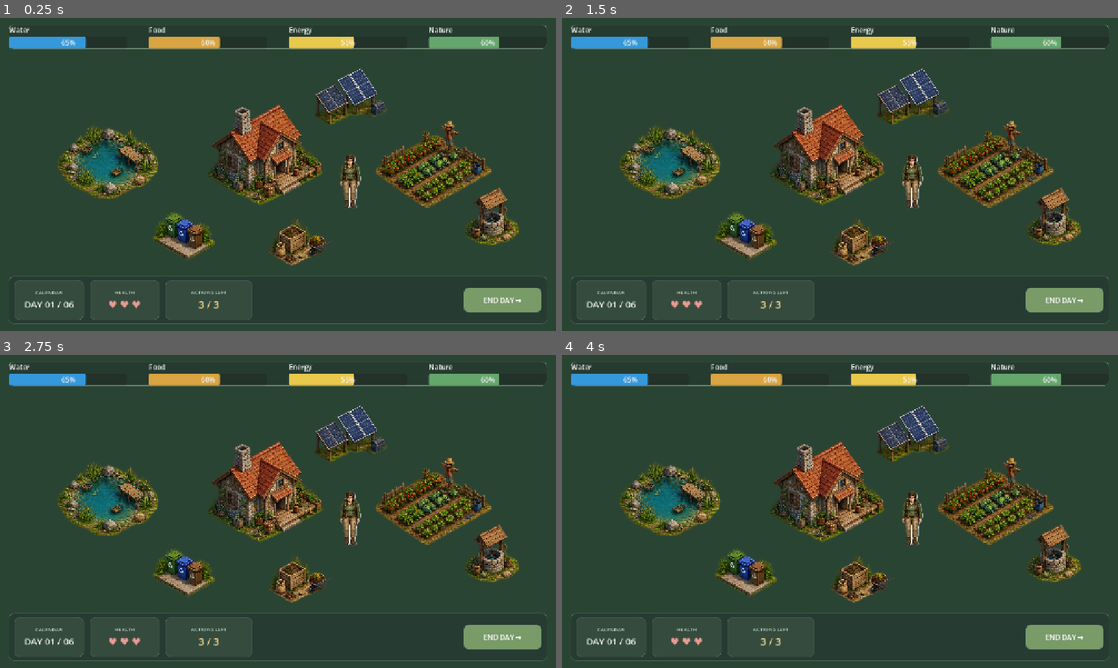
Above: before the commit, frames 1-4 (two rows, left to right).
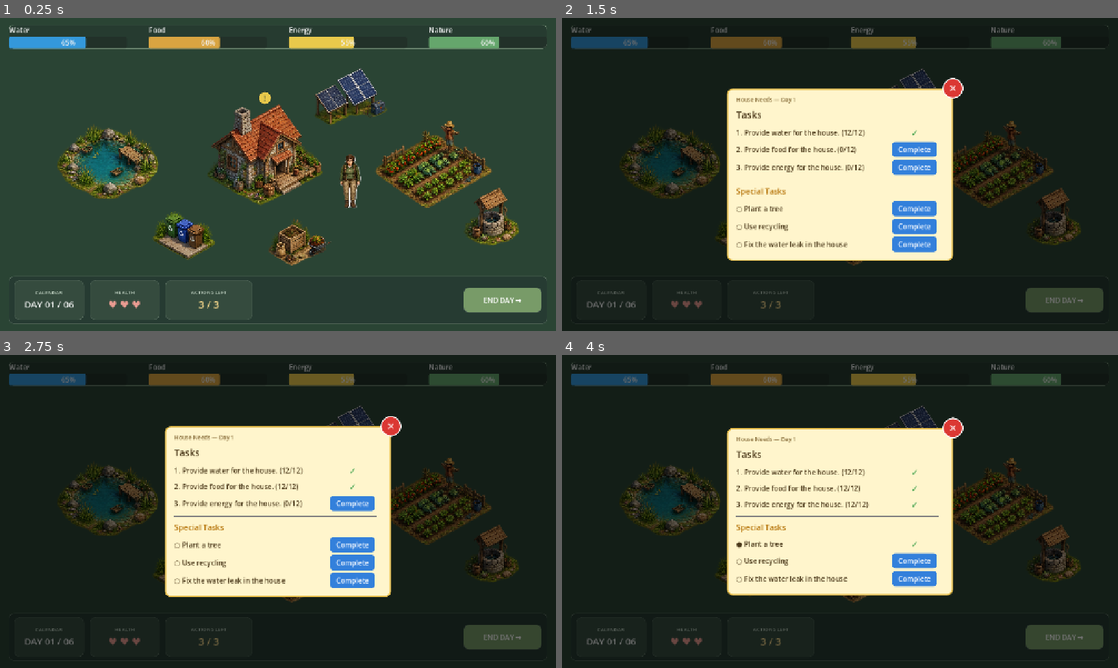
Above: after the commit, the same moments.

Repository: beyzAbdullahoglu/lastshelter
Game: Godot game, scene res://scenes/Main.tscn
The game is run twice, just before and just after one commit, with the same random seed, the same clock (stepped at 60 frames per second) and the same inputs.
Inputs (mouse positions are in pixels of both pictures, inside the frame that each line leads up to):
- Up to frame 1 (0.25 s): no input
- Up to frame 2 (1.5 s): click (828, 96) at 0.5 s, where only the run after the commit has a clickable "!"; click (912, 133) at 1.25 s, where only the run after the commit has a clickable "Complete"
- Up to frame 3 (2.75 s): click (350, 486) at 2 s, where only the run after the commit has a clickable "Complete"
- Up to frame 4 (4 s): click (912, 502) at 2.75 s, where only the run after the commit has a clickable "Complete"; click (912, 542) at 3.5 s, where only the run after the commit has a clickable "Complete"

The runs differ from the first frame. In frame 1, less than 0.1% of the frame differs, in the area x 46-49%, y 23-28%; in frame 2, 99%, in the area x 0-100%, y 0-100%; in frame 3, 99%; in frame 4, 99%.

Commit message:
house_tasks_modal addition

Diff:
--- a/scenes/Main.tscn
+++ b/scenes/Main.tscn
@@ -10,6 +10,7 @@
 [ext_resource type="Texture2D" uid="uid://ddd6mke4v7uql" path="res://assets/water/stone_water_well.png" id="8_qmy6f"]
 [ext_resource type="PackedScene" uid="uid://bkyfjxri6bb4s" path="res://scenes/character.tscn" id="9_q8u5g"]
 [ext_resource type="Script" uid="uid://dbjx5yc6t5rf0" path="res://scripts/main.gd" id="10_mainscr"]
+[ext_resource type="PackedScene" path="res://scenes/house_tasks_modal.tscn" id="11_taskmodal"]
 
 [sub_resource type="TileSetAtlasSource" id="TileSetAtlasSource_q8u5g"]
 texture = ExtResource("1_jlsqs")
@@ -99,6 +100,30 @@
 corner_radius_bottom_right = 12
 corner_radius_bottom_left = 12
 
+[sub_resource type="StyleBoxFlat" id="StyleBoxFlat_pin"]
+bg_color = Color(0.9137255, 0.7882353, 0.29411766, 1)
+border_width_left = 2
+border_width_top = 2
+border_width_right = 2
+border_width_bottom = 2
+border_color = Color(0.14901961, 0.23137255, 0.19607843, 1)
+corner_radius_top_left = 16
+corner_radius_top_right = 16
+corner_radius_bottom_right = 16
+corner_radius_bottom_left = 16
+
+[sub_resource type="StyleBoxFlat" id="StyleBoxFlat_pinhover"]
+bg_color = Color(1, 0.8784314, 0.43137255, 1)
+border_width_left = 2
+border_width_top = 2
+border_width_right = 2
+border_width_bottom = 2
+border_color = Color(0.14901961, 0.23137255, 0.19607843, 1)
+corner_radius_top_left = 16
+corner_radius_top_right = 16
+corner_radius_bottom_right = 16
+corner_radius_bottom_left = 16
+
 [node name="Main" type="Control" unique_id=1669467788]
 layout_mode = 3
 anchors_preset = 15
@@ -197,6 +222,22 @@
 ignore_texture_size = true
 stretch_mode = 5
 
+[node name="HouseTaskPin" type="Button" parent="World/InteractiveObjects/House"]
+layout_mode = 0
+offset_left = 134.0
+offset_top = -20.0
+offset_right = 166.0
+offset_bottom = 12.0
+mouse_default_cursor_shape = 2
+theme_override_colors/font_color = Color(0.14901961, 0.23137255, 0.19607843, 1)
+theme_override_colors/font_hover_color = Color(0.14901961, 0.23137255, 0.19607843, 1)
+theme_override_colors/font_pressed_color = Color(0.14901961, 0.23137255, 0.19607843, 1)
+theme_override_font_sizes/font_size = 18
+theme_override_styles/normal = SubResource("StyleBoxFlat_pin")
+theme_override_styles/hover = SubResource("StyleBoxFlat_pinhover")
+theme_override_styles/pressed = SubResource("StyleBoxFlat_pinhover")
+text = "!"
+
 [node name="Pond" type="TextureButton" parent="World/InteractiveObjects" unique_id=1827483150]
 layout_mode = 0
 offset_left = 118.0
@@ -429,3 +470,6 @@
 theme_override_font_sizes/font_size = 16
 theme_override_styles/normal = SubResource("StyleBoxFlat_nextdaynormal")
 text = "END DAY →"
+
+[node name="HouseTasksModal" parent="." instance=ExtResource("11_taskmodal")]
+layout_mode = 1
--- /dev/null
+++ b/scenes/house_tasks_modal.tscn
@@ -0,0 +1,181 @@
+[gd_scene format=3]
+
+[ext_resource type="Script" path="res://scripts/house_tasks_modal.gd" id="1_modalscr"]
+
+[sub_resource type="StyleBoxFlat" id="StyleBoxFlat_modalpanel"]
+bg_color = Color(1, 0.96, 0.8, 1)
+border_width_left = 3
+border_width_top = 3
+border_width_right = 3
+border_width_bottom = 3
+border_color = Color(0.91, 0.75, 0.3, 1)
+corner_radius_top_left = 12
+corner_radius_top_right = 12
+corner_radius_bottom_right = 12
+corner_radius_bottom_left = 12
+
+[sub_resource type="StyleBoxFlat" id="StyleBoxFlat_completebtn"]
+content_margin_left = 14
+content_margin_top = 6
+content_margin_right = 14
+content_margin_bottom = 6
+bg_color = Color(0.2, 0.5, 0.86, 1)
+corner_radius_top_left = 8
+corner_radius_top_right = 8
+corner_radius_bottom_right = 8
+corner_radius_bottom_left = 8
+
+[sub_resource type="StyleBoxFlat" id="StyleBoxFlat_completebtnhover"]
+content_margin_left = 14
+content_margin_top = 6
+content_margin_right = 14
+content_margin_bottom = 6
+bg_color = Color(0.15, 0.42, 0.76, 1)
+corner_radius_top_left = 8
+corner_radius_top_right = 8
+corner_radius_bottom_right = 8
+corner_radius_bottom_left = 8
+
+[sub_resource type="StyleBoxFlat" id="StyleBoxFlat_completebtnpressed"]
+content_margin_left = 14
+content_margin_top = 6
+content_margin_right = 14
+content_margin_bottom = 6
+bg_color = Color(0.11, 0.34, 0.64, 1)
+corner_radius_top_left = 8
+corner_radius_top_right = 8
+corner_radius_bottom_right = 8
+corner_radius_bottom_left = 8
+
+[sub_resource type="StyleBoxFlat" id="StyleBoxFlat_closebtn"]
+bg_color = Color(0.86, 0.22, 0.2, 1)
+border_width_left = 3
+border_width_top = 3
+border_width_right = 3
+border_width_bottom = 3
+border_color = Color(1, 1, 1, 1)
+corner_radius_top_left = 24
+corner_radius_top_right = 24
+corner_radius_bottom_right = 24
+corner_radius_bottom_left = 24
+
+[sub_resource type="StyleBoxFlat" id="StyleBoxFlat_closebtnhover"]
+bg_color = Color(0.74, 0.16, 0.15, 1)
+border_width_left = 3
+border_width_top = 3
+border_width_right = 3
+border_width_bottom = 3
+border_color = Color(1, 1, 1, 1)
+corner_radius_top_left = 24
+corner_radius_top_right = 24
+corner_radius_bottom_right = 24
+corner_radius_bottom_left = 24
+
+[sub_resource type="StyleBoxEmpty" id="StyleBoxEmpty_focus"]
+
+[sub_resource type="Theme" id="Theme_modal"]
+Button/colors/font_color = Color(1, 1, 1, 1)
+Button/colors/font_focus_color = Color(1, 1, 1, 1)
+Button/colors/font_hover_color = Color(1, 1, 1, 1)
+Button/colors/font_pressed_color = Color(1, 1, 1, 1)
+Button/styles/focus = SubResource("StyleBoxEmpty_focus")
+Button/styles/hover = SubResource("StyleBoxFlat_completebtnhover")
+Button/styles/normal = SubResource("StyleBoxFlat_completebtn")
+Button/styles/pressed = SubResource("StyleBoxFlat_completebtnpressed")
+HSeparator/colors/color = Color(0.91, 0.75, 0.3, 1)
+Label/colors/font_color = Color(0.29, 0.22, 0.1, 1)
+
+[node name="HouseTasksModal" type="Control"]
+layout_mode = 3
+anchors_preset = 15
+anchor_right = 1.0
+anchor_bottom = 1.0
+grow_horizontal = 2
+grow_vertical = 2
+script = ExtResource("1_modalscr")
+
+[node name="Dim" type="ColorRect" parent="."]
+layout_mode = 1
+anchors_preset = 15
+anchor_right = 1.0
+anchor_bottom = 1.0
+grow_horizontal = 2
+grow_vertical = 2
+color = Color(0, 0, 0, 0.55)
+
+[node name="Panel" type="PanelContainer" parent="."]
+unique_name_in_owner = true
+custom_minimum_size = Vector2(520, 0)
+layout_mode = 1
+anchors_preset = 8
+anchor_left = 0.5
+anchor_top = 0.5
+anchor_right = 0.5
+anchor_bottom = 0.5
+offset_left = -260.0
+offset_top = -190.0
+offset_right = 260.0
+offset_bottom = 190.0
+grow_horizontal = 2
+grow_vertical = 2
+theme = SubResource("Theme_modal")
+theme_override_styles/panel = SubResource("StyleBoxFlat_modalpanel")
+
+[node name="Margin" type="MarginContainer" parent="Panel"]
+layout_mode = 2
+theme_override_constants/margin_left = 18
+theme_override_constants/margin_top = 14
+theme_override_constants/margin_right = 30
+theme_override_constants/margin_bottom = 18
+
+[node name="VBox" type="VBoxContainer" parent="Panel/Margin"]
+layout_mode = 2
+theme_override_constants/separation = 10
+
+[node name="TitleLabel" type="Label" parent="Panel/Margin/VBox"]
+unique_name_in_owner = true
+layout_mode = 2
+theme_override_colors/font_color = Color(0.55, 0.45, 0.25, 1)
+theme_override_font_sizes/font_size = 13
+text = "House Needs"
+
+[node name="TasksTitle" type="Label" parent="Panel/Margin/VBox"]
+layout_mode = 2
+theme_override_font_sizes/font_size = 22
+text = "Tasks"
+
+[node name="MainTaskList" type="VBoxContainer" parent="Panel/Margin/VBox"]
+unique_name_in_owner = true
+layout_mode = 2
+theme_override_constants/separation = 6
+
+[node name="Separator" type="HSeparator" parent="Panel/Margin/VBox"]
+layout_mode = 2
+
+[node name="SpecialTitle" type="Label" parent="Panel/Margin/VBox"]
+layout_mode = 2
+theme_override_colors/font_color = Color(0.72, 0.47, 0.06, 1)
+theme_override_font_sizes/font_size = 18
+text = "Special Tasks"
+
+[node name="SpecialTaskList" type="VBoxContainer" parent="Panel/Margin/VBox"]
+unique_name_in_owner = true
+layout_mode = 2
+theme_override_constants/separation = 6
+
+[node name="CloseButton" type="Button" parent="."]
+unique_name_in_owner = true
+layout_mode = 0
+offset_right = 48.0
+offset_bottom = 48.0
+mouse_default_cursor_shape = 2
+theme_override_colors/font_color = Color(1, 1, 1, 1)
+theme_override_colors/font_hover_color = Color(1, 1, 1, 1)
+theme_override_colors/font_pressed_color = Color(1, 1, 1, 1)
+theme_override_colors/font_focus_color = Color(1, 1, 1, 1)
+theme_override_font_sizes/font_size = 22
+theme_override_styles/focus = SubResource("StyleBoxEmpty_focus")
+theme_override_styles/normal = SubResource("StyleBoxFlat_closebtn")
+theme_override_styles/hover = SubResource("StyleBoxFlat_closebtnhover")
+theme_override_styles/pressed = SubResource("StyleBoxFlat_closebtnhover")
+text = "✕"
--- /dev/null
+++ b/scripts/day_tasks.gd
@@ -0,0 +1,21 @@
+class_name DayTasks
+
+const MAIN_TASK_REQUIRED := 12
+
+const MAIN_TASKS := [
+	{"id": "water", "text": "Provide water for the house."},
+	{"id": "food", "text": "Provide food for the house."},
+	{"id": "energy", "text": "Provide energy for the house."},
+]
+
+const SPECIAL_TASKS_BY_DAY := {
+	1: [
+		{"id": "plant_tree", "text": "Plant a tree"},
+		{"id": "recycling", "text": "Use recycling"},
+		{"id": "water_leak", "text": "Fix the water leak in the house"},
+	],
+}
+
+
+static func get_special_tasks(day: int) -> Array:
+	return SPECIAL_TASKS_BY_DAY.get(day, [])
--- /dev/null
+++ b/scripts/house_tasks_modal.gd
@@ -0,0 +1,117 @@
+extends Control
+
+signal task_completed(task_id: String, is_special: bool)
+signal all_tasks_completed
+
+const TICK_COLOR := Color(0.18, 0.6, 0.25)
+const ACTION_SLOT_WIDTH := 110.0
+
+@onready var panel: PanelContainer = %Panel
+@onready var title_label: Label = %TitleLabel
+@onready var close_button: Button = %CloseButton
+@onready var main_task_list: VBoxContainer = %MainTaskList
+@onready var special_task_list: VBoxContainer = %SpecialTaskList
+
+var _day := -1
+var _completed := {}
+var _labels := {}
+
+
+func _ready() -> void:
+	hide()
+	close_button.pressed.connect(close)
+	panel.resized.connect(_place_close_button)
+
+
+func _unhandled_input(event: InputEvent) -> void:
+	if visible and event.is_action_pressed("ui_cancel"):
+		close()
+		get_viewport().set_input_as_handled()
+
+
+func open(day: int) -> void:
+	if day != _day:
+		_day = day
+		_completed.clear()
+		_rebuild()
+	title_label.text = "House Needs — Day %d" % day
+	show()
+
+
+func close() -> void:
+	hide()
+
+
+# Centers the close button on the panel's top-right corner so it overflows it.
+func _place_close_button() -> void:
+	close_button.position = panel.position + Vector2(panel.size.x, 0) - close_button.size / 2
+
+
+func _rebuild() -> void:
+	_labels.clear()
+	for list in [main_task_list, special_task_list]:
+		for child in list.get_children():
+			child.queue_free()
+
+	for i in DayTasks.MAIN_TASKS.size():
+		main_task_list.add_child(_build_row(DayTasks.MAIN_TASKS[i], false, i + 1))
+	for task in DayTasks.get_special_tasks(_day):
+		special_task_list.add_child(_build_row(task, true))
+
+
+func _build_row(task: Dictionary, is_special: bool, number := 0) -> HBoxContainer:
+	var row := HBoxContainer.new()
+
+	var label := Label.new()
+	label.size_flags_horizontal = Control.SIZE_EXPAND_FILL
+	label.autowrap_mode = TextServer.AUTOWRAP_WORD_SMART
+	row.add_child(label)
+	_labels[task.id] = {"label": label, "task": task, "special": is_special, "number": number}
+	_refresh_label(task.id)
+
+	var slot := CenterContainer.new()
+	slot.custom_minimum_size = Vector2(ACTION_SLOT_WIDTH, 0)
+	row.add_child(slot)
+
+	if _completed.has(task.id):
+		slot.add_child(_make_tick())
+	else:
+		var button := Button.new()
+		button.text = "Complete"
+		button.pressed.connect(_on_complete_pressed.bind(task.id, is_special, button))
+		slot.add_child(button)
+
+	return row
+
+
+func _refresh_label(task_id: String) -> void:
+	var entry: Dictionary = _labels[task_id]
+	if entry.special:
+		var bullet := "●" if _completed.has(task_id) else "○"
+		entry.label.text = "%s %s" % [bullet, entry.task.text]
+	else:
+		var progress := DayTasks.MAIN_TASK_REQUIRED if _completed.has(task_id) else 0
+		entry.label.text = "%d. %s (%d/%d)" % [entry.number, entry.task.text, progress, DayTasks.MAIN_TASK_REQUIRED]
+
+
+func _make_tick() -> Label:
+	var tick := Label.new()
+	tick.text = "✓"
+	tick.add_theme_color_override("font_color", TICK_COLOR)
+	tick.add_theme_font_size_override("font_size", 22)
+	return tick
+
+
+func _on_complete_pressed(task_id: String, is_special: bool, button: Button) -> void:
+	if _completed.has(task_id):
+		return
+	_completed[task_id] = true
+
+	var slot := button.get_parent()
+	button.queue_free()
+	slot.add_child(_make_tick())
+	_refresh_label(task_id)
+
+	task_completed.emit(task_id, is_special)
+	if _completed.size() == _labels.size():
+		all_tasks_completed.emit()
--- a/scripts/main.gd
+++ b/scripts/main.gd
@@ -1,7 +1,14 @@
 extends Control
+
+const PIN_BOB_HEIGHT := 6.0
+const PIN_BOB_DURATION := 0.6
 
 @onready var character = $World/Character
 @onready var interactive_objects: Control = $World/InteractiveObjects
+@onready var house_task_pin: Button = $World/InteractiveObjects/House/HouseTaskPin
+@onready var house_tasks_modal = $HouseTasksModal
+
+var current_day := 1
 
 
 func _ready() -> void:
@@ -9,6 +16,11 @@
 		if child is BaseButton:
 			child.pressed.connect(_on_object_pressed.bind(child))
 	character.arrived.connect(_on_character_arrived)
+
+	house_task_pin.pressed.connect(func(): house_tasks_modal.open(current_day))
+	house_tasks_modal.task_completed.connect(_on_house_task_completed)
+	house_tasks_modal.all_tasks_completed.connect(house_task_pin.hide)
+	_start_pin_bob()
 
 
 func _on_object_pressed(button: Control) -> void:
@@ -23,3 +35,20 @@
 func _on_character_arrived(target: Node) -> void:
 	if target:
 		print(target.name)
+
+
+func _start_pin_bob() -> void:
+	var base_y := house_task_pin.position.y
+	var tween := create_tween().set_loops().set_trans(Tween.TRANS_SINE)
+	tween.tween_property(house_task_pin, "position:y", base_y - PIN_BOB_HEIGHT, PIN_BOB_DURATION)
+	tween.tween_property(house_task_pin, "position:y", base_y, PIN_BOB_DURATION)
+
+
+func _on_house_task_completed(task_id: String, is_special: bool) -> void:
+	# TODO: per-task effects to be specified.
+	match task_id:
+		"water", "food", "energy":
+			pass
+		"plant_tree", "recycling", "water_leak":
+			pass
+	print("Task completed: %s (special: %s)" % [task_id, is_special])
Not shown, added: scripts/day_tasks.gd.uid
Not shown, added: scripts/house_tasks_modal.gd.uid
